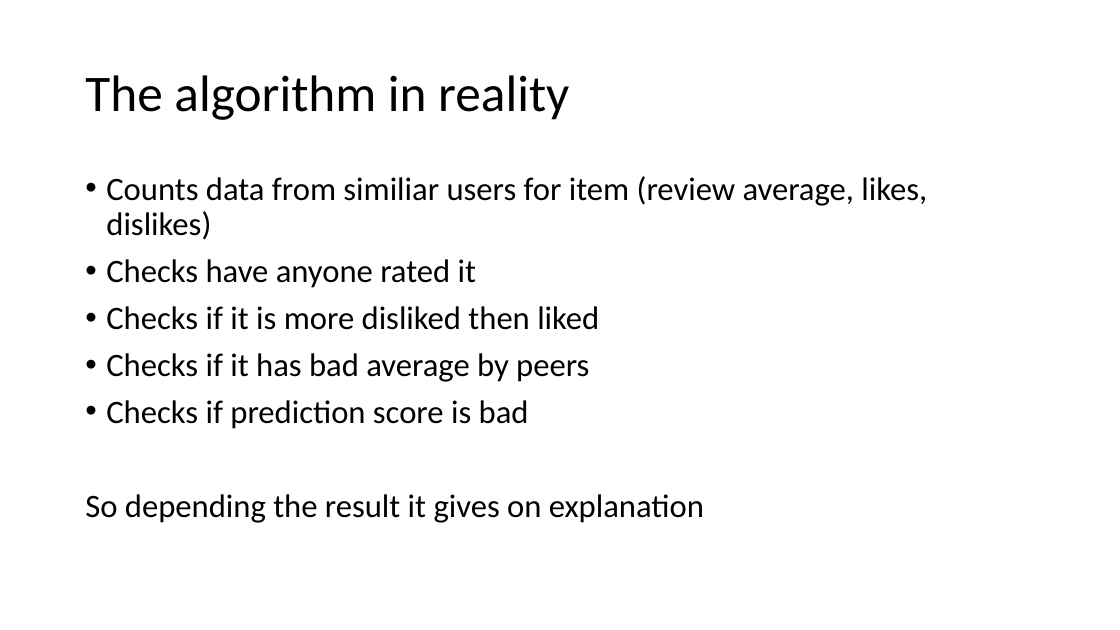
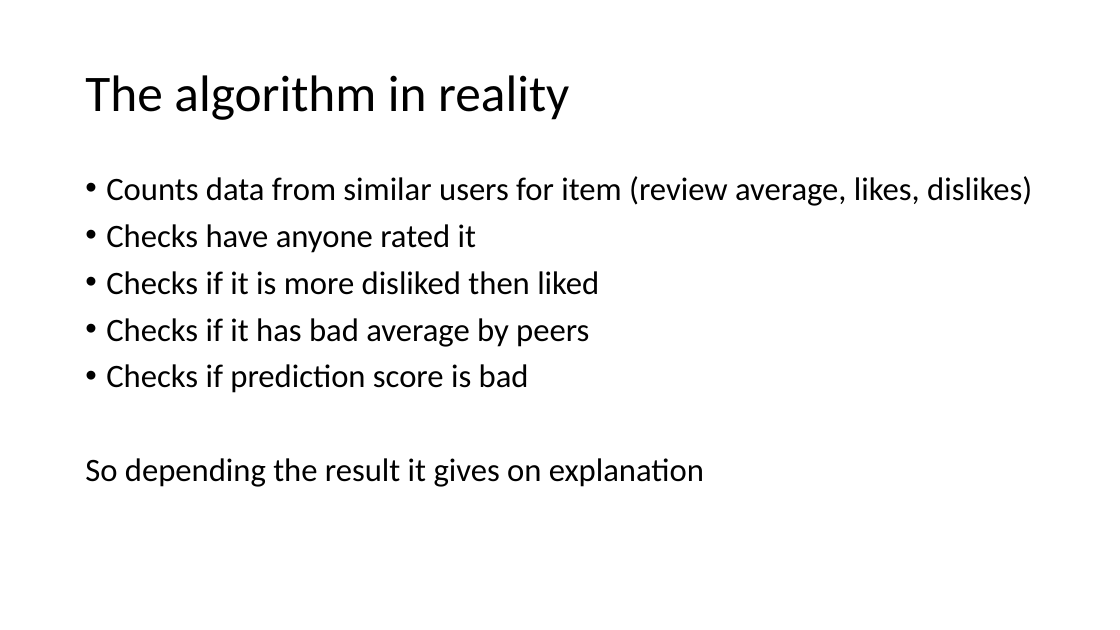
Before and after one commit to Tuumis/recommendeSystems, a slide deck: slide 3 of Explanations.pptx. Drawn at 1120x630 pixels with LibreOffice and Linux fonts; fonts in the diff are those of the drawing. Boxes give left, top, right and bottom in pixels: in the first picture for what was removed or moved away, otherwise in the second. Text is boxed around its words. In the diff, an @@ line names an element or a change of style, - is before the commit and + after.

Commit message:
Fixes to slides

```diff
--- a/Explanations.pptx
+++ b/Explanations.pptx
@@ text at [106, 176, 1032, 206]: text changed @@
-• Counts data from similiar users for item (review average, likes, dislikes)
+• Counts data from similar users for item (review average, likes, dislikes)
```
Also in this commit, not shown: 1 other slide changed.
